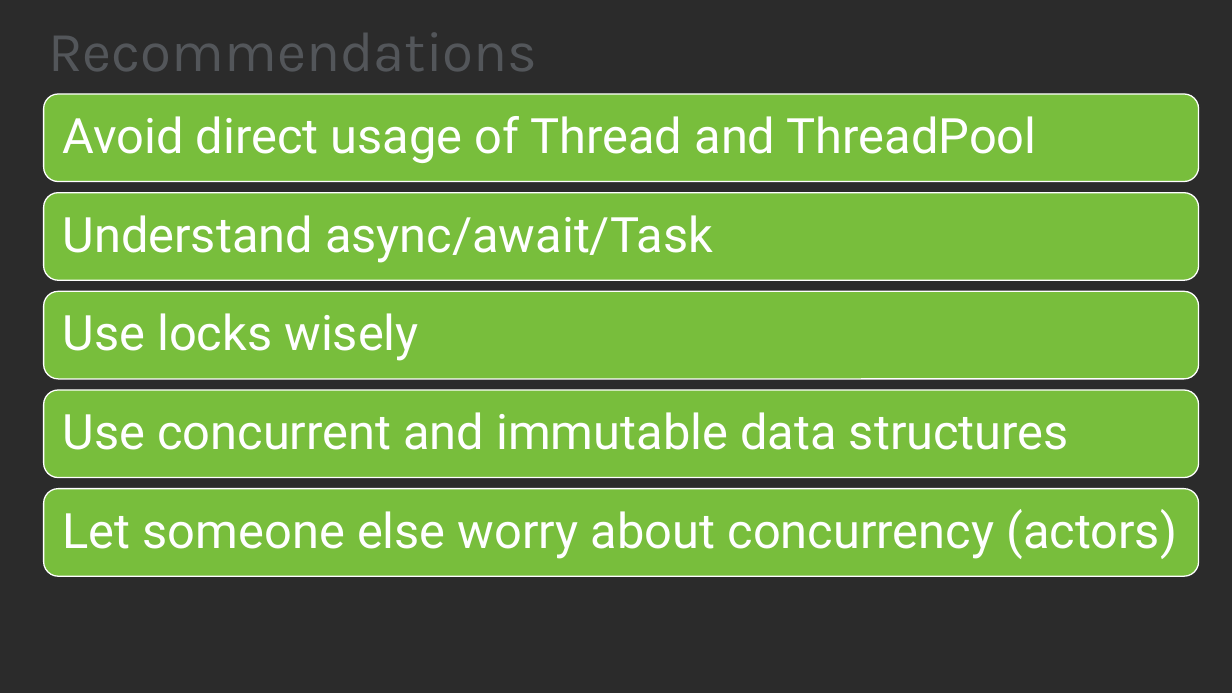
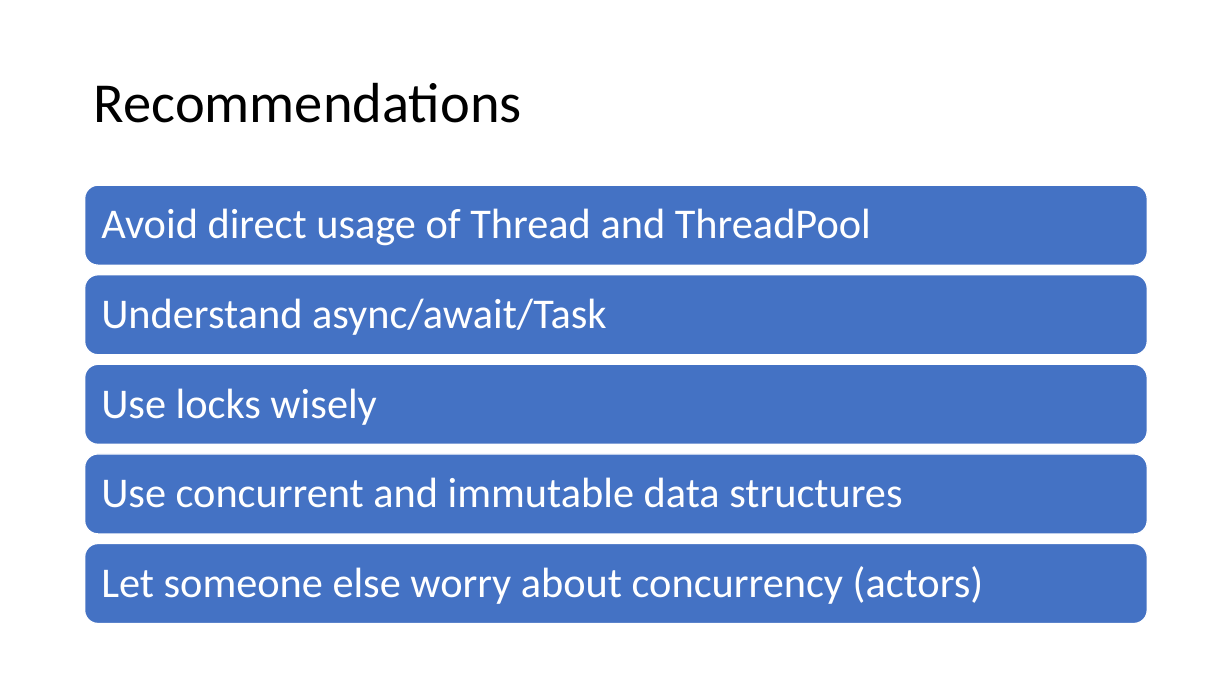
Before and after one commit to JasonBock/Presentations, a slide deck: slide 11 of Concurrent Programming in .NET.pptx. Drawn at 1232x693 pixels with LibreOffice and Linux fonts; fonts in the diff are those of the drawing; background and template pictures are left out; a plain dark background stands for a picture behind light text. Boxes give left, top, right and bottom in pixels: in the first picture for what was removed or moved away, otherwise in the second. Text is boxed around its words. In the diff, an @@ line names an element or a change of style, - is before the commit and + after.

```diff
--- a/Concurrent Programming in .NET.pptx
+++ b/Concurrent Programming in .NET.pptx
@@ background picture (left out) to #FFFFFF @@
@@ title "Recommendations": place and size @@
-title "Recommendations" at box(48, 33, 537, 71)
+title "Recommendations" at box(94, 82, 522, 123)
@@ title "Recommendations" at box(94, 82, 522, 123): font Karla to Calibri, text colour #53565A to #000000 @@
@@ rounded rectangle removed at box(43, 94, 1199, 182) @@
@@ rounded rectangle: place and size @@
-rounded rectangle at box(43, 193, 1199, 281)
+rounded rectangle at box(85, 185, 1148, 265)
@@ size 38 to 33 pt, font Roboto to Calibri; less space between paragraphs in 5 elements at box(101, 566, 984, 604), box(101, 477, 902, 508), box(101, 388, 376, 425), box(101, 298, 607, 335), box(101, 208, 871, 246) @@
@@ text "Avoid direct usage of Thread ...": place and size @@
-text "Avoid direct usage of Thread ..." at box(63, 116, 1037, 163)
+text "Avoid direct usage of Thread ..." at box(101, 208, 871, 246)
@@ rounded rectangle: place and size @@
-rounded rectangle at box(43, 291, 1199, 379)
+rounded rectangle at box(85, 274, 1148, 355)
@@ text "Understand async/await/Task": place and size @@
-text "Understand async/await/Task" at box(63, 215, 713, 263)
+text "Understand async/await/Task" at box(101, 298, 607, 335)
@@ rounded rectangle: place and size @@
-rounded rectangle at box(43, 390, 1199, 478)
+rounded rectangle at box(85, 364, 1148, 445)
@@ text "Use locks wisely": place and size @@
-text "Use locks wisely" at box(63, 313, 418, 361)
+text "Use locks wisely" at box(101, 388, 376, 425)
@@ fill #78BE3C to #4472C4 in 4 elements at box(85, 185, 1148, 265), box(85, 274, 1148, 355), box(85, 364, 1148, 445), box(85, 454, 1148, 534) @@
@@ rounded rectangle: place and size @@
-rounded rectangle at box(43, 489, 1199, 577)
+rounded rectangle at box(85, 454, 1148, 534)
@@ text "Use concurrent and immutable data ...": place and size @@
-text "Use concurrent and immutable data ..." at box(63, 412, 1069, 450)
+text "Use concurrent and immutable data ..." at box(101, 477, 902, 508)
@@ rounded rectangle added at box(85, 543, 1148, 624), fill #4472C4, outline #FFFFFF 1 pt @@
@@ text "Let someone else worry about ...": place and size @@
-text "Let someone else worry about ..." at box(63, 509, 1177, 559)
+text "Let someone else worry about ..." at box(101, 566, 984, 604)
```
Also in this commit, not shown: 51 other slides changed, 3 slides added, 4 slides removed.
